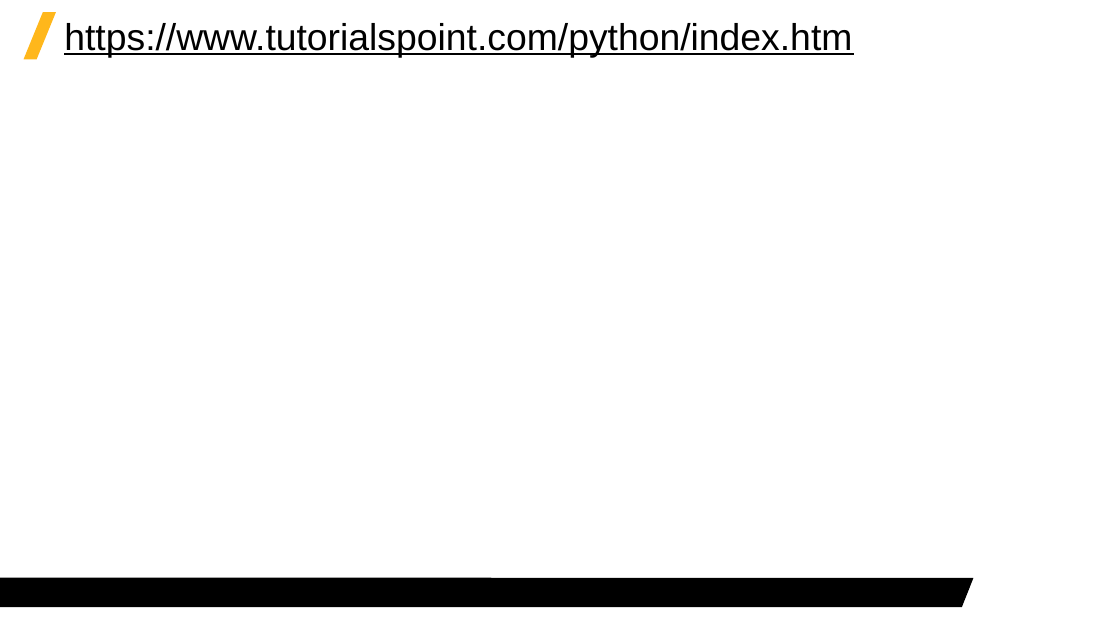
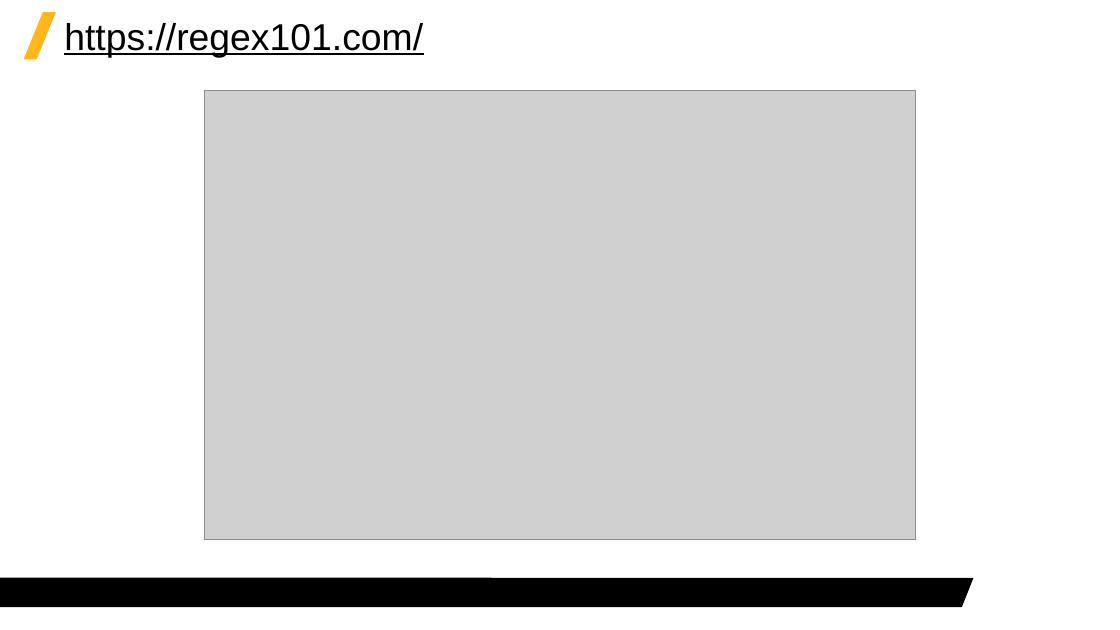
Before and after one commit to Jerrick-cheng/AEDT-Automation-Camp, a slide deck: slide 7 of 上課教材/Week6.pptx (slide 3 before the commit). Drawn at 1120x630 pixels with LibreOffice and Linux fonts; fonts in the diff are those of the drawing; grey boxes stand for pictures; background and template pictures are left out. Boxes give left, top, right and bottom in pixels: in the first picture for what was removed or moved away, otherwise in the second. Text is boxed around its words. In the diff, an @@ line names an element or a change of style, - is before the commit and + after.

```diff
--- a/上課教材/Week6.pptx
+++ b/上課教材/Week6.pptx
@@ title at [64, 23, 423, 57]: text changed @@
-https://www.tutorialspoint.com/python/index.htm
+https://regex101.com/
@@ picture added at [204, 91, 916, 540] @@
```
Also in this commit, not shown: 6 slides added, 1 slide removed, 2 other files.
